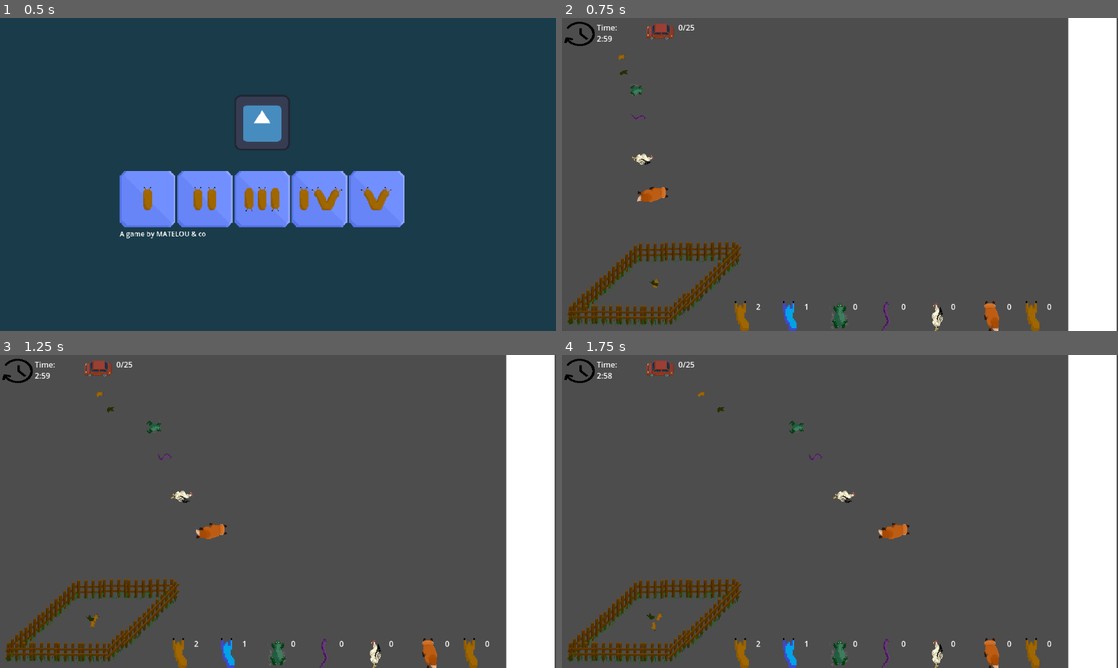
Above: before the commit, frames 1-4 (two rows, left to right).
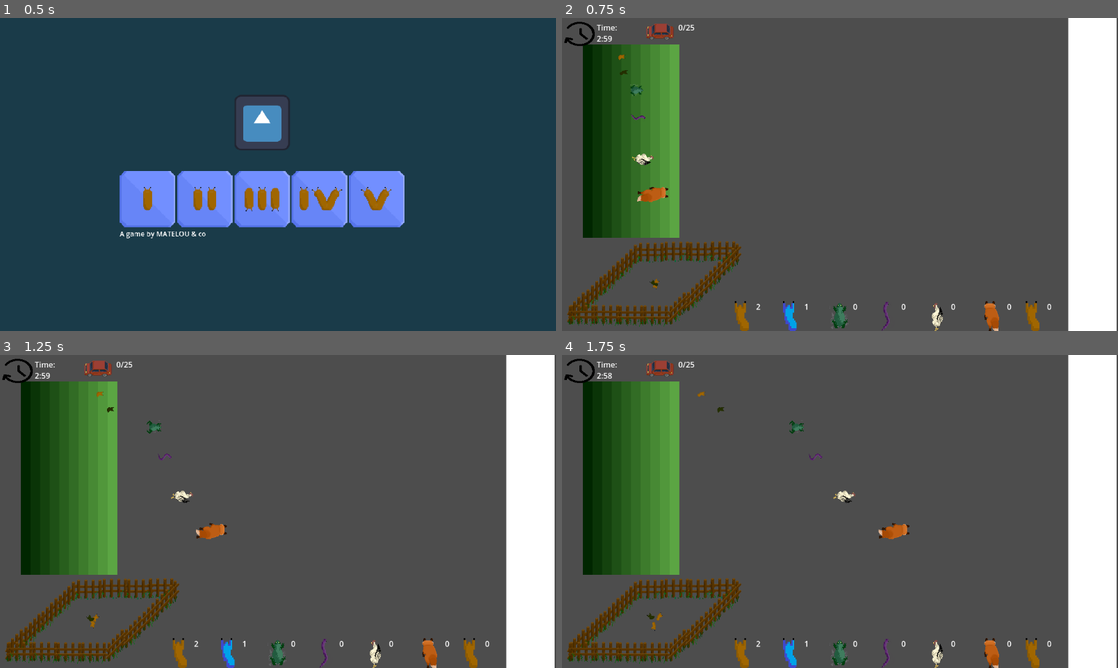
Above: after the commit, the same moments.

Repository: Skyepulse/LudumDare56
Game: Godot game, scene res://Level Scenes/control.tscn
Two runs of this game, one before a commit and one after it. Both use one fixed random seed, a clock stepped at 60 frames per second and the inputs below. The engine's default icon, where the game draws it, is replaced by a stand-in: a white triangle on a blue panel in a dark square.
Inputs (mouse positions are in pixels of both pictures, inside the frame that each line leads up to):
- Up to frame 1 (0.5 s): no input
- Up to frame 2 (0.75 s): click (712, 199) at 0.5 s
- Up to frame 3 (1.25 s): no input
- Up to frame 4 (1.75 s): move the mouse to (662, 395) at 1.27 s; click (662, 395) at 1.42 s

Frame 1 is identical in both runs. In frame 2, 10% of the frame differs, in the area x 3-22%, y 8-71%; in frame 3, 11%; in frame 4, 11%.

Commit message:
added throw area

Diff:
--- a/Level Scenes/Level1.tscn
+++ b/Level Scenes/Level1.tscn
@@ -10,6 +10,7 @@
 [ext_resource type="PackedScene" uid="uid://2r5lcd8ragky" path="res://Level Scenes/better_slug.tscn" id="9_73wku"]
 [ext_resource type="PackedScene" uid="uid://ca16fr3xs2hdg" path="res://PrefabScenes/stack_control_ui.tscn" id="9_oglhl"]
 [ext_resource type="PackedScene" uid="uid://c61p5l12878sx" path="res://PrefabScenes/level_info_ui.tscn" id="10_mbc1y"]
+[ext_resource type="PackedScene" uid="uid://dwan1huf7kheg" path="res://PrefabScenes/throw_area.tscn" id="11_aoj50"]
 
 [node name="Level" type="Node2D"]
 
@@ -48,6 +49,9 @@
 position = Vector2(103, 294)
 state = 2
 
+[node name="Throw Area" parent="." instance=ExtResource("11_aoj50")]
+position = Vector2(146, 256)
+
 [node name="CanvasLayer" type="CanvasLayer" parent="."]
 
 [node name="stack_control_ui" parent="CanvasLayer" instance=ExtResource("9_oglhl")]
--- /dev/null
+++ b/PrefabScenes/throw_area.tscn
@@ -0,0 +1,29 @@
+[gd_scene load_steps=5 format=3 uid="uid://dwan1huf7kheg"]
+
+[ext_resource type="Script" path="res://Scripts/throwArea.gd" id="1_eb6hp"]
+
+[sub_resource type="RectangleShape2D" id="RectangleShape2D_dgu4f"]
+size = Vector2(200, 400)
+
+[sub_resource type="Gradient" id="Gradient_d404n"]
+colors = PackedColorArray(0, 0.14902, 0, 1, 0.358915, 0.649166, 0.264576, 1)
+
+[sub_resource type="GradientTexture2D" id="GradientTexture2D_nn0qk"]
+gradient = SubResource("Gradient_d404n")
+width = 10
+height = 10
+
+[node name="Throw Area" type="Node2D"]
+position = Vector2(121, 226)
+script = ExtResource("1_eb6hp")
+
+[node name="Area2D" type="Area2D" parent="."]
+collision_layer = 2
+
+[node name="CollisionShape2D" type="CollisionShape2D" parent="Area2D"]
+shape = SubResource("RectangleShape2D_dgu4f")
+
+[node name="Sprite2D" type="Sprite2D" parent="."]
+z_index = -1
+scale = Vector2(20, 40)
+texture = SubResource("GradientTexture2D_nn0qk")
--- a/PrefabScenes/vivier.tscn
+++ b/PrefabScenes/vivier.tscn
@@ -117,4 +117,4 @@
 [node name="Area2D" type="Area2D" parent="."]
 
 [node name="CollisionPolygon2D" type="CollisionPolygon2D" parent="Area2D"]
-polygon = PackedVector2Array(-30, -80, 190, -80, 10, 80, -220, 80)
+polygon = PackedVector2Array(-30, -45, 130, -45, 40, 45, -130, 45)
--- a/Scripts/animal.gd
+++ b/Scripts/animal.gd
@@ -21,6 +21,7 @@
 @export var state : AnimalState
 
 var is_in_stack : bool = false
+var is_in_throw_area : bool = false
 
 enum AnimalState {
 	STACKED = 0, # animal dans le stack
@@ -68,14 +69,19 @@
 			push_error("No vivier instance in the scene!")
 
 func on_release():
-	if is_in_stack:
-		if Vivier.instance:
-			Vivier.instance.add_animal(self)
-		else:
-			push_error("No vivier instance in the scene!")
+	if !Vivier.instance:
+		push_error("No vivier instance in the scene!")
+		return
+
+	if is_in_throw_area:
+		state = AnimalState.CROSSING
+		return
+
+	else:
+		if !is_in_stack and !is_in_throw_area:
+			self.position = Vivier.instance.spawn_position
+		Vivier.instance.add_animal(self)
 		state = AnimalState.STACKED
-	else:
-		state = AnimalState.CROSSING
 
 #===============Floating Label=====================#
 func spawn_floating_label(value: int, spawn_point: Vector2):
--- /dev/null
+++ b/Scripts/throwArea.gd
@@ -0,0 +1,17 @@
+extends Node2D
+
+@onready var throwArea: Area2D = $Area2D
+
+func _ready():
+	throwArea.body_entered.connect(animal_entered_throw_area)
+	throwArea.body_exited.connect(animal_left_throw_area)
+
+
+func _process(_delta):
+	pass
+
+func animal_entered_throw_area(animal: Animal):
+	animal.is_in_throw_area = true
+
+func animal_left_throw_area(animal: Animal):
+	animal.is_in_throw_area = false
Not shown: 1 places in Level Scenes/Level1.tscn that only renumber resources
